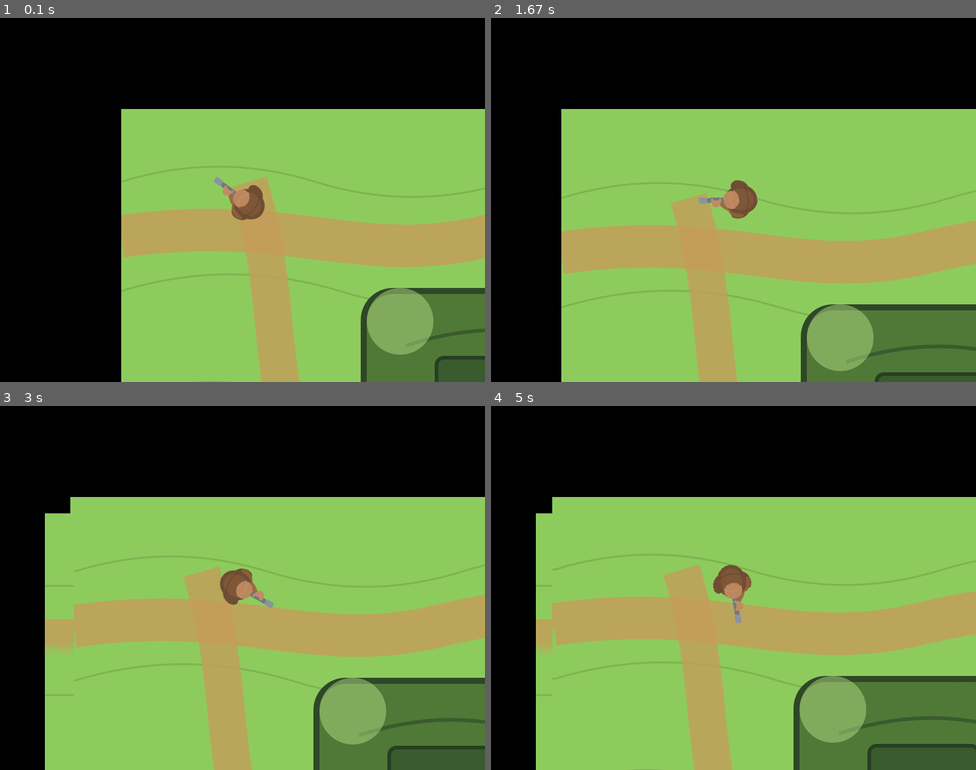
Above: before the commit, frames 1-4 (two rows, left to right).
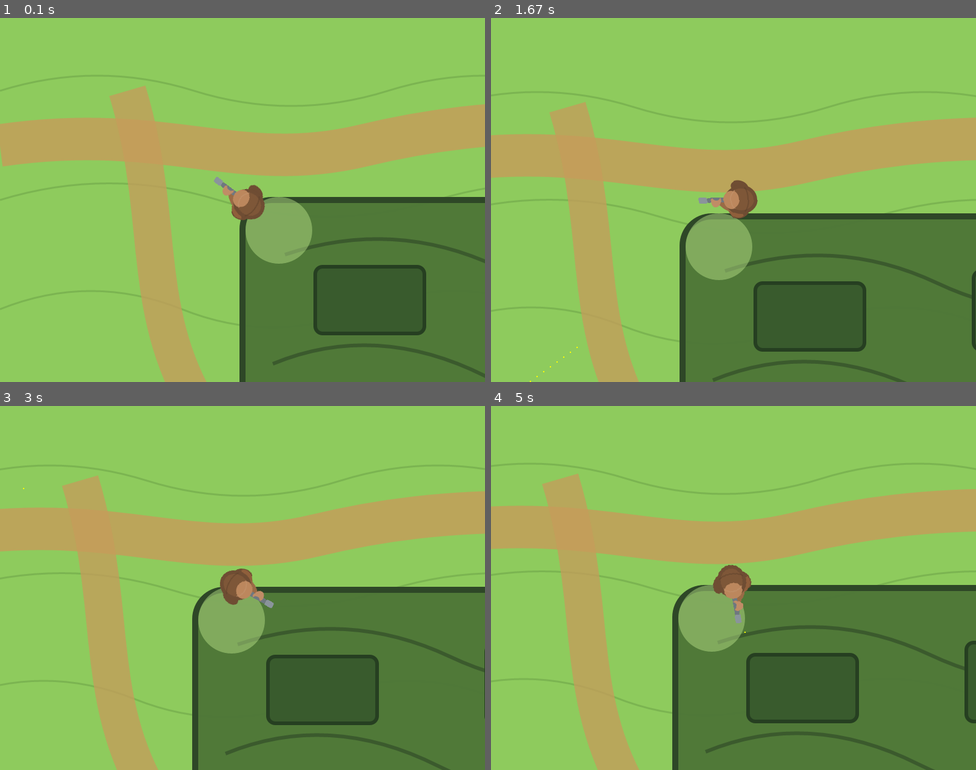
Above: after the commit, the same moments.

Repository: Stead34601/pygameTest
Game: pygame game, started from maincode/main.py
The game is run twice, just before and just after one commit, with the same random seed, the same clock (stepped at 60 frames per second) and the same inputs.
Inputs (mouse positions are in pixels of both pictures, inside the frame that each line leads up to):
- Up to frame 1 (0.1 s): no input
- Up to frame 2 (1.67 s): hold V 0.33-0.8 s; hold D 0.33-0.8 s; move the mouse to (714, 214) at 0.37 s; hold D 0.83-1.3 s; move the mouse to (888, 189) at 0.87 s; hold W 1.33-1.63 s; move the mouse to (617, 203) at 1.37 s
- Up to frame 3 (3 s): hold D 1.67-2.13 s; move the mouse to (92, 533) at 1.7 s; tap V at 1.82 s; hold A 2.17-2.7 s; move the mouse to (315, 460) at 2.2 s; hold S from 2.73 s (still down); move the mouse to (300, 620) at 2.77 s
- Up to frame 4 (5 s): release S at 3.03 s; hold A 3.07-3.47 s; move the mouse to (743, 464) at 3.1 s; tap V at 3.22, 4.72 s; hold W 3.5-3.87 s; move the mouse to (617, 515) at 3.53 s; hold D 3.9-4.53 s; move the mouse to (558, 577) at 3.93 s; hold S 4.57-4.93 s; move the mouse to (738, 624) at 4.6 s; hold A from 4.97 s (still down)

The runs differ from the first frame. In frame 1, 81% of the frame differs, in the area x 0-100%, y 0-100%; in frame 2, 76%; in frame 3, 75%; in frame 4, 75%.

Commit message:
added bullets, refined world class to update everything

Diff:
--- a/maincode/main.py
+++ b/maincode/main.py
@@ -10,8 +10,6 @@
 background = pygame.image.load("maincode/background.svg").convert()
 
 clock = pygame.time.Clock()
-cameray = 0
-camerax = 0
 
 
 #create a character class
@@ -28,15 +26,17 @@
         return message
 
     def move(self,world,direction):
+        y = 0
+        x = 0
         if direction == "up":
-            world.y += self.speed
+            y += self.speed
         elif direction == "down":
-            world.y -= self.speed
+            y -= self.speed
         elif direction == "left":
-            world.x += self.speed
+            x += self.speed
         elif direction == "right":
-            world.x -= self.speed
-        world.updatePos()
+            x -= self.speed
+        world.move(x,y)
         self.updatePos()
 
     def faceMouse(self):
@@ -44,9 +44,14 @@
         bearing = getMouseBearing(pos)
         self.rotated = pygame.transform.rotate(self.surf, bearing)
         self.rect = self.rotated.get_rect(center=self.rect.center)
+        self.mouseBearing = bearing % 360
+        print("Player Mouse: " + str(self.mouseBearing))
 
     def updatePos(self):
         self.pos = (self.rect.centerx,self.rect.centery)
+
+    def spawnBullet(self):
+        Bullet(world,self.pos,self.mouseBearing,100)
 
 #create a camera class
 class Camera:
@@ -75,8 +80,41 @@
         self.x = 0
 
     def updatePos(self):
+        print('worldUpdated' + str(self.x) + str(self.y))
         self.pos = (self.x,self.y)
 
+    def move(self,x,y):
+        #remember to world.updatePos()
+        self.x += x
+        self.y += y
+        for bullet in self.bullets:
+            bullet.rect.centerx += x
+            bullet.rect.centery += y
+
+        self.updatePos()
+
+
+
+class Bullet:
+    def __init__(self,world,pos,bearing,damage):
+        self.pos = pos
+        self.bearing = bearing + 90
+        self.damage = damage
+        self.speed = 0.2
+        self.surf = pygame.Surface((2,2))
+        self.surf.fill('Yellow')
+        self.rect = self.surf.get_rect(center=pos)
+
+        #add it to the bullets
+        world.bullets.append(self)
+
+    def move(self):
+        self.rect.centerx += self.speed * math.degrees(math.cos(math.radians(self.bearing)))
+        self.rect.centery -= self.speed * math.degrees(math.sin(math.radians(self.bearing)))
+
+    def __str__(self):
+        message = "Bullet: \n Position: " + str(self.pos) + "\nBearing: " + str(self.bearing)
+        return message
 
 
 #functions
@@ -86,22 +124,25 @@
     dy = mousePos[1] - pos[1]
     return math.degrees(math.atan2(-dy, dx)) - 90
 
-def doInputs(cam):
+def doInputs(world):
     keys = pygame.key.get_pressed()
 
     if keys[pygame.K_w]:
-        character.move(cam,"up")
+        character.move(world,"up")
     if keys[pygame.K_s]:
-        character.move(cam,"down")
+        character.move(world,"down")
     if keys[pygame.K_a]:
-        character.move(cam,"left")
+        character.move(world,"left")
     if keys[pygame.K_d]:
-        character.move(cam,"right")
+        character.move(world,"right")
+    if keys[pygame.K_v]:
+        world.player.spawnBullet()
 
 
 #create a character with a camera
 character = player((400,300))
 camera = Camera(400,300, character)
+world = World(character,camera)
 
 
 
@@ -118,15 +159,21 @@
     #Player stuff
 
     #keys
-    doInputs(camera)
+    doInputs(world)
     character.faceMouse()
-    print(str(camera))
-    print(str(character))
+
+    #tick
 
 
+
+    #blit background
+    screen.blit(background, (world.pos))
     #blit everything
-    #screen.blit(background,(0,0))
-    screen.blit(background, (camera.pos))
+    for bullet in world.bullets:
+        bullet.move()
+        screen.blit(bullet.surf,bullet.rect)
+        print("Blitted")
+        print (str(bullet))
     screen.blit(character.rotated, character.rect)
 
 
